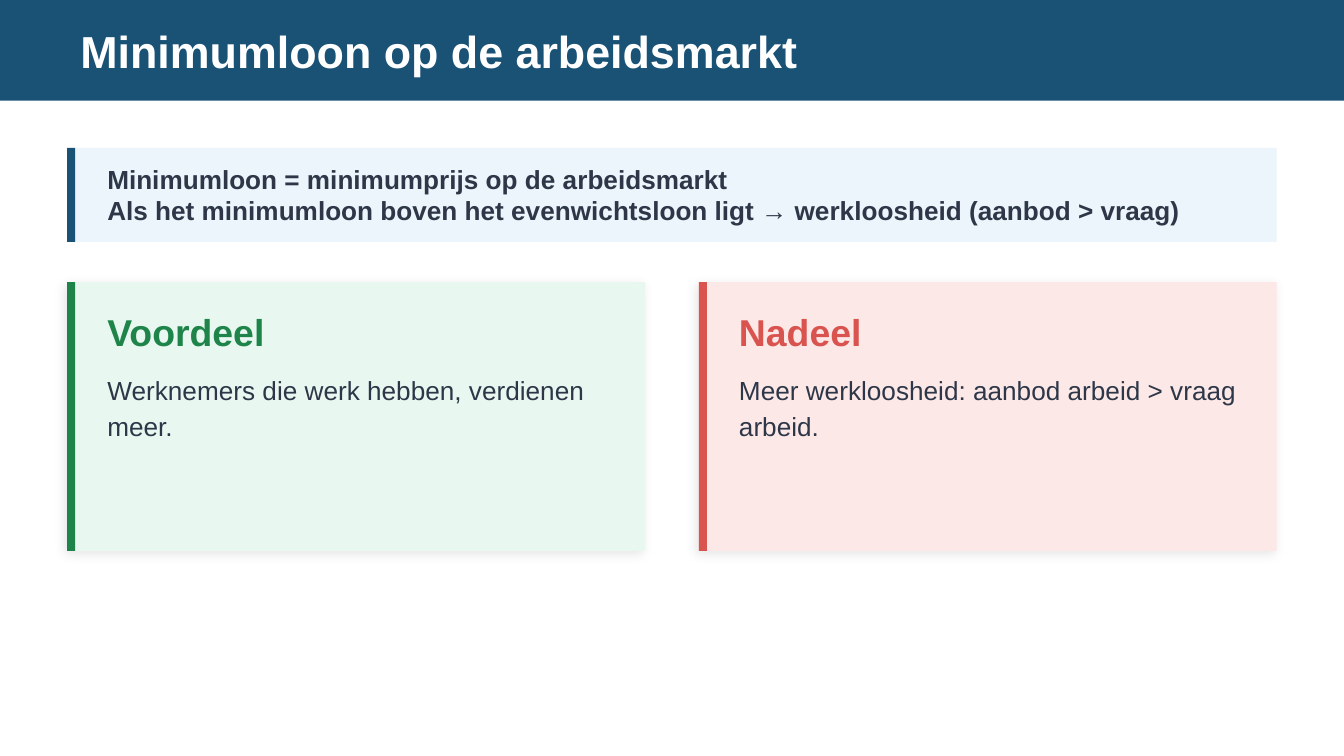
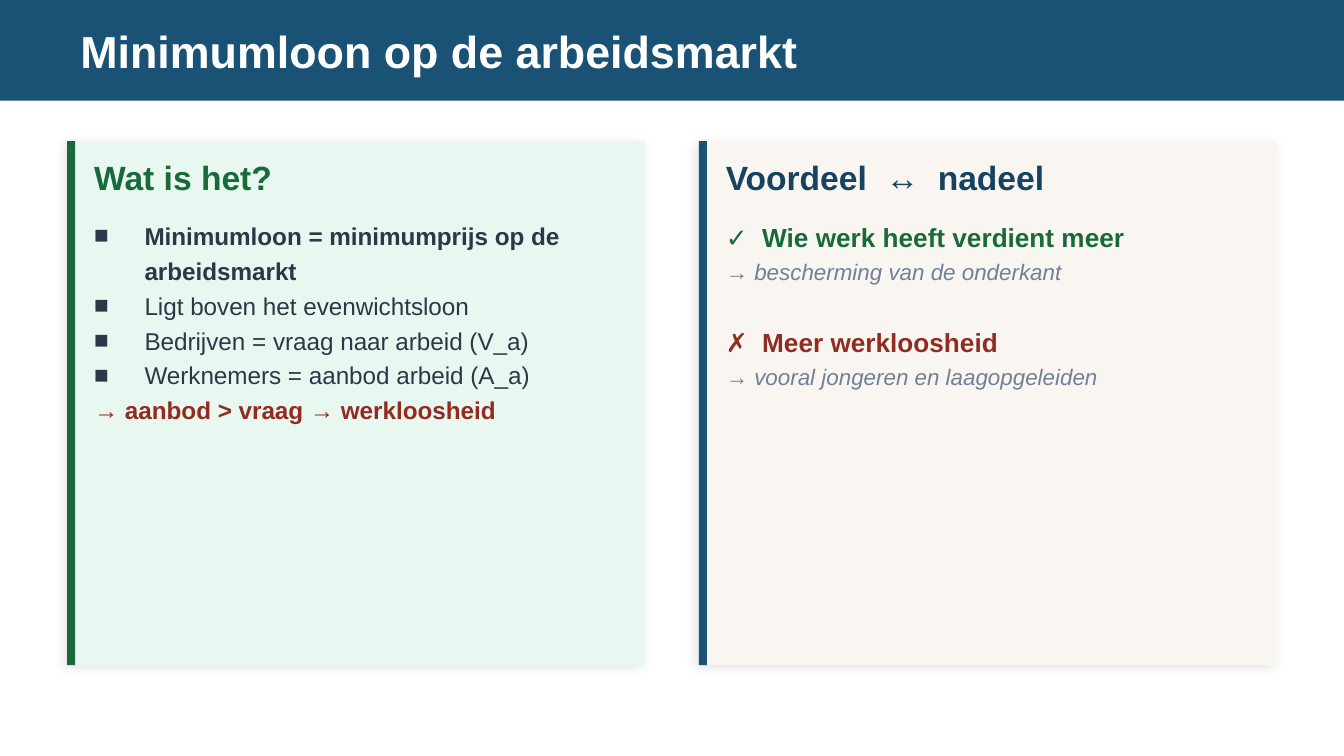
Before and after one commit to meijer1973/economie-vwo4-m3, a slide deck: slide 10 of 3.3 Hoofdstuk 3 - Overheid/3.3.2 Paragraaf 2 - Overheidsbeleid/2. Leren/3.3.2 Overheidsbeleid – presentatie.pptx (slide 7 before the commit). Drawn at 1344x756 pixels with LibreOffice and Linux fonts; fonts in the diff are those of the drawing. Boxes give left, top, right and bottom in pixels: in the first picture for what was removed or moved away, otherwise in the second. Text is boxed around its words. In the diff, an @@ line names an element or a change of style, - is before the commit and + after.

```diff
--- a/3.3 Hoofdstuk 3 - Overheid/3.3.2 Paragraaf 2 - Overheidsbeleid/2. Leren/3.3.2 Overheidsbeleid – presentatie.pptx
+++ b/3.3 Hoofdstuk 3 - Overheid/3.3.2 Paragraaf 2 - Overheidsbeleid/2. Leren/3.3.2 Overheidsbeleid – presentatie.pptx
@@ rectangle: place and size @@
-rectangle at [67,282,645,551]
+rectangle at [67,141,645,665]
@@ rectangle at [67,141,645,665]: proportions changed @@
@@ rectangle: place and size @@
-rectangle at [67,282,75,551]
+rectangle at [67,141,75,665]
@@ rectangle at [67,141,75,665]: fill #1E8449 to #186A3B @@
@@ rectangle removed at [67,148,1277,242] @@
@@ rectangle removed at [67,148,75,242] @@
@@ rectangle: place and size @@
-rectangle at [699,282,1277,551]
+rectangle at [699,141,1277,665]
@@ rectangle at [699,141,1277,665]: fill #FDE8E8 to #F9F6F1; proportions changed @@
@@ rectangle: place and size @@
-rectangle at [699,282,707,551]
+rectangle at [699,141,707,665]
@@ rectangle at [699,141,707,665]: fill #D9534F to #1A5276 @@
@@ text at [94,165,272,191]: text changed; size 14 to 18 pt; text colour #2D3748 to #186A3B @@
-Minimumloon = minimumprijs op de arbeidsmarkt
-Als het minimumloon boven het evenwichtsloon ligt → werkloosheid (aanbod > vraag)
+Wat is het?
@@ text "Wat is het?" at [94,165,272,191]: vertical alignment middle to top @@
@@ text at [726,165,1044,191]: text changed; size 20 to 18 pt; text colour #D9534F to #154360 @@
-Nadeel
+Voordeel ↔ nadeel
@@ text added at [125,227,559,424], 13 pt, text #2D3748 @@
+■ Minimumloon = minimumprijs op de arbeidsmarkt
+■ Ligt boven het evenwichtsloon
+■ Bedrijven = vraag naar arbeid (V_a)
+■ Werknemers = aanbod arbeid (A_a)
+→ aanbod > vraag → werkloosheid
@@ text added at [754,228,1124,390], 12 pt, text #718096, italic @@
+✓ Wie werk heeft verdient meer
+→ bescherming van de onderkant
+✗ Meer werkloosheid
+→ vooral jongeren en laagopgeleiden
@@ text removed at [107,319,264,347] @@
-Voordeel
@@ text removed at [107,381,584,437] @@
-Werknemers die werk hebben, verdienen meer.
@@ text removed at [739,381,1235,437] @@
-Meer werkloosheid: aanbod arbeid > vraag arbeid.
```
Also in this commit, not shown: 4 other slides changed, 11 slides added, 4 slides removed, 7 other files.
